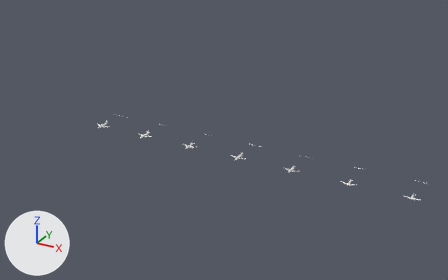
The Blender file vehicles/air/real_aeroplanes.blend, before and after one commit.
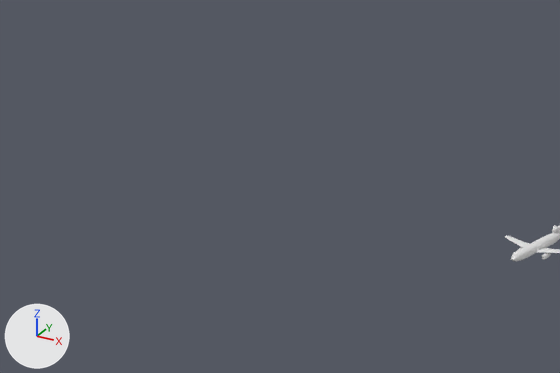
There are two pictures of each version: one whole from a 50 mm camera at (7.5, -43.5, 23.1) aimed at (-17.9, 2.6, 0.1), one close up on the part from 1% to 24% of the width and 29% to 53% of the height. Arrows for +X, +Y and +Z are at lower left; the lights stay in place.
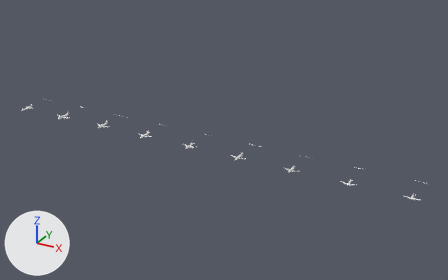
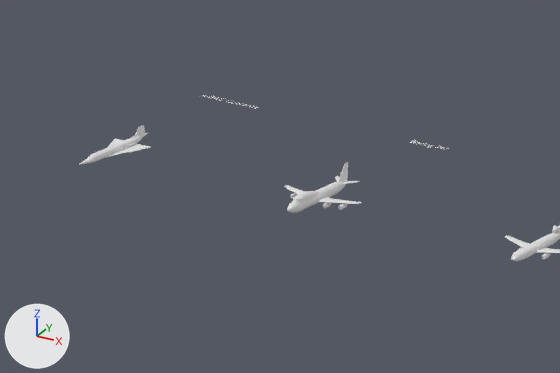
Pixel boxes [x1, y1, x2, y2] of what changed, in the close-ups (560 x 373 px):
'Cylinder.040', added: after [300, 184, 337, 211]
'Cylinder.052', added: after [95, 139, 133, 160]
'Plane.024', added: after [284, 185, 361, 204]
'Plane.027', added: after [105, 138, 151, 158]
'Cylinder.038', added: after [287, 202, 302, 213]
'Cylinder.050', added: after [79, 153, 100, 165]
'Plane.021', added: after [337, 162, 349, 182]
'Cylinder.041', added: after [331, 180, 347, 195]
'Plane.023', added: after [130, 125, 145, 139]
'Cylinder.046', added: after [292, 194, 305, 203]
'Cylinder.042', added: after [302, 191, 319, 200]
'Cylinder.048', added: after [129, 133, 148, 145]
'Text.009', added: after [203, 95, 258, 108]
'Text.008', added: after [410, 140, 449, 150]
'Plane.022', added: after [335, 176, 359, 184]
'Cylinder.044', added: after [338, 203, 348, 210]

Edits to the bpy script that builds the scene:
```text
Add txt_text_008:
    txt_text_008 = bpy.data.curves.new('Text.008', 'FONT')
    txt_text_008.body = 'A-BAC Concorde'
    txt_text_008.align_x = 'CENTER'
Add txt_text_007:
    txt_text_007 = bpy.data.curves.new('Text.007', 'FONT')
    txt_text_007.body = 'Boeing 747'
    txt_text_007.align_x = 'CENTER'
Add ob_plane_021:
    ob_plane_021 = bpy.data.objects.new('Plane.021', me_plane_013)  # modifiers EDGE_SPLIT
    ob_plane_021.location = (-35.0, 0.75, 0.09)
    ob_plane_021.scale = (0.786, 0.655, 0.655)
Add ob_plane_022:
    ob_plane_022 = bpy.data.objects.new('Plane.022', me_plane_012)  # modifiers MIRROR, EDGE_SPLIT
    ob_plane_022.location = (-35.0, 0.75, 0.1)
    ob_plane_022.scale = (0.622, 0.518, 0.518)
Add ob_cylinder_040:
    ob_cylinder_040 = bpy.data.objects.new('Cylinder.040', me_cylinder)  # modifiers MIRROR, ARRAY, EDGE_SPLIT
    ob_cylinder_040.location = (-35.0, 0.33, 0.02)
    ob_cylinder_040.scale = (2.09, 1.8, 2.61)
Add ob_cylinder_041:
    ob_cylinder_041 = bpy.data.objects.new('Cylinder.041', me_cylinder_001)  # modifiers EDGE_SPLIT, MIRROR
    ob_cylinder_041.location = (-35.0, 0.39, 0.02)
    ob_cylinder_041.scale = (2.09, 2.16, 2.61)
Add ob_plane_024:
    ob_plane_024 = bpy.data.objects.new('Plane.024', me_plane_003)  # 57 vertices, 56 faces; spans x 0.0..0.436, y -0.083..0.098, z -0.071..-0.046; modifiers MIRROR, EDGE_SPLIT
    ob_plane_024.location = (-35.0, 0.01, 0.11)
    ob_plane_024.scale = (2.05, 1.8, 1.8)
Add ob_cylinder_044:
    ob_cylinder_044 = bpy.data.objects.new('Cylinder.044', me_cylinder_009)  # modifiers EDGE_SPLIT
    ob_cylinder_044.location = (-34.43, 0.0, -0.07)
    ob_cylinder_044.rotation_euler = (1.571, 1.571, 0.0)  # degrees (90, 90, 0)
    ob_cylinder_044.scale = (0.0435, 0.0435, 0.0368)
Add ob_cylinder_038:
    ob_cylinder_038 = bpy.data.objects.new('Cylinder.038', me_cylinder_004)  # 81 vertices, 80 faces; spans x -0.047..0.047, y -0.6084..-0.464, z -0.042..0.042
    ob_cylinder_038.location = (-35.0, 0.32, 0.02)
    ob_cylinder_038.scale = (2.09, 1.8, 2.61)
Add ob_cylinder_046:
    ob_cylinder_046 = bpy.data.objects.new('Cylinder.046', me_cylinder_005)  # 74 vertices, 67 faces; spans x 0.0..0.047, y -0.1404..0.0, z -0.0159..0.042; modifiers EDGE_SPLIT, MIRROR
    ob_cylinder_046.location = (-35.0, -0.4, 0.1)
    ob_cylinder_046.scale = (1.88, 1.8, 2.61)
Add ob_cylinder_042:
    ob_cylinder_042 = bpy.data.objects.new('Cylinder.042', me_cylinder_014)  # 56 vertices, 50 faces; spans x -0.047..0.047, y -0.695..-0.464, z -0.016..0.042
    ob_cylinder_042.location = (-35.0, -1.17, 0.1)
    ob_cylinder_042.rotation_euler = (0.0, 0.0, 3.142)  # degrees (0, 0, 180)
    ob_cylinder_042.scale = (1.88, 1.8, 2.61)
Add ob_cylinder_052:
    ob_cylinder_052 = bpy.data.objects.new('Cylinder.052', me_cylinder)  # modifiers MIRROR, ARRAY, EDGE_SPLIT
    ob_cylinder_052.location = (-40.0, 0.34, 0.02)
    ob_cylinder_052.scale = (1.8, 1.8, 1.8)
Add ob_plane_027:
    ob_plane_027 = bpy.data.objects.new('Plane.027', me_plane_004)  # 57 vertices, 56 faces; spans x 0.0..0.258, y -0.197..0.272, z -0.071..-0.051; modifiers MIRROR, EDGE_SPLIT
    ob_plane_027.location = (-40.0, 0.02, 0.09)
    ob_plane_027.scale = (1.8, 1.8, 1.8)
Add ob_plane_023:
    ob_plane_023 = bpy.data.objects.new('Plane.023', me_plane_005)  # 57 vertices, 56 faces; spans x -0.016..0.017, y -0.833..0.111, z -0.017..0.475; modifiers EDGE_SPLIT
    ob_plane_023.location = (-40.0, 0.76, 0.07)
    ob_plane_023.scale = (0.562, 0.468, 0.374)
Add ob_cylinder_048:
    ob_cylinder_048 = bpy.data.objects.new('Cylinder.048', me_cylinder_015)  # 145 vertices, 144 faces; spans x -0.047..0.047, y 0.0..0.222, z -0.042..0.042; modifiers EDGE_SPLIT
    ob_cylinder_048.location = (-40.0, 0.4, 0.02)
    ob_cylinder_048.scale = (1.8, 2.16, 1.8)
Add ob_cylinder_050:
    ob_cylinder_050 = bpy.data.objects.new('Cylinder.050', me_cylinder_017)  # 107 vertices, 99 faces; spans x -0.047..0.0, y 0.0..0.207, z -0.042..0.042; modifiers EDGE_SPLIT, MIRROR
    ob_cylinder_050.location = (-40.0, -0.44, 0.02)
    ob_cylinder_050.rotation_euler = (0.0, 0.0, 3.142)  # degrees (0, 0, 180)
    ob_cylinder_050.scale = (1.8, 2.16, 1.8)
Add ob_text_009:
    ob_text_009 = bpy.data.objects.new('Text.009', txt_text_008)
    ob_text_009.location = (-40.0, 3.0, 0.0)
    ob_text_009.scale = (0.2, 0.2, 0.2)
Add ob_text_008:
    ob_text_008 = bpy.data.objects.new('Text.008', txt_text_007)
    ob_text_008.location = (-35.0, 3.0, 0.0)
    ob_text_008.scale = (0.2, 0.2, 0.2)
```
